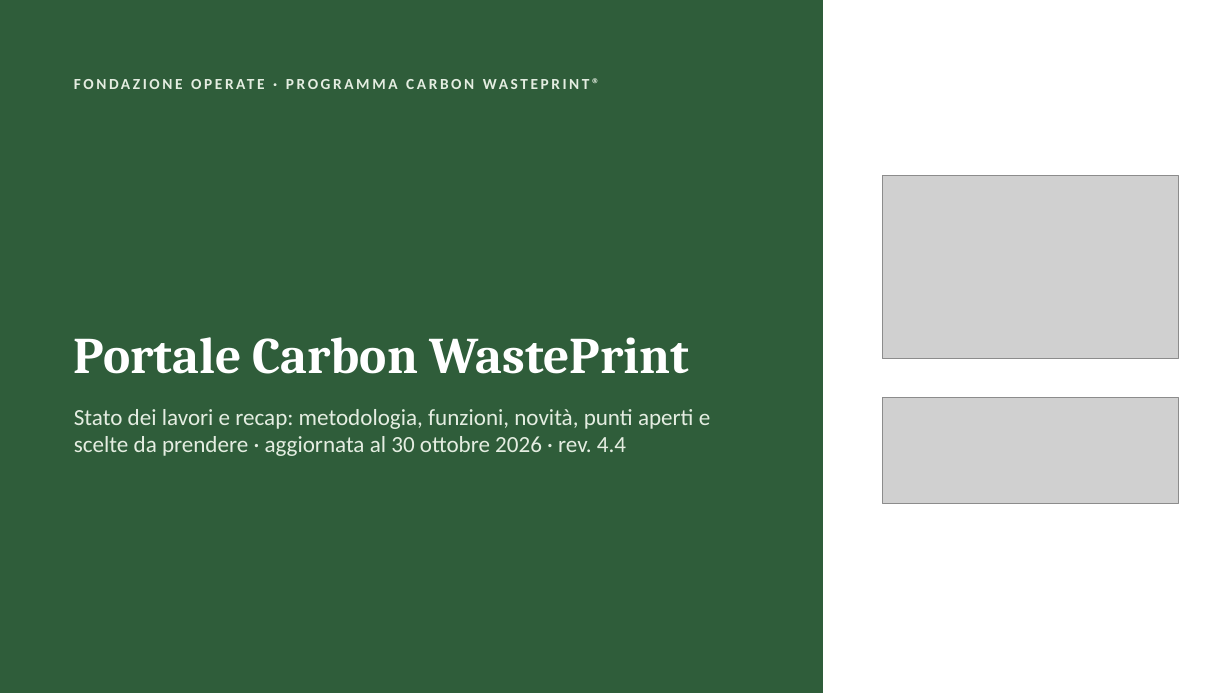
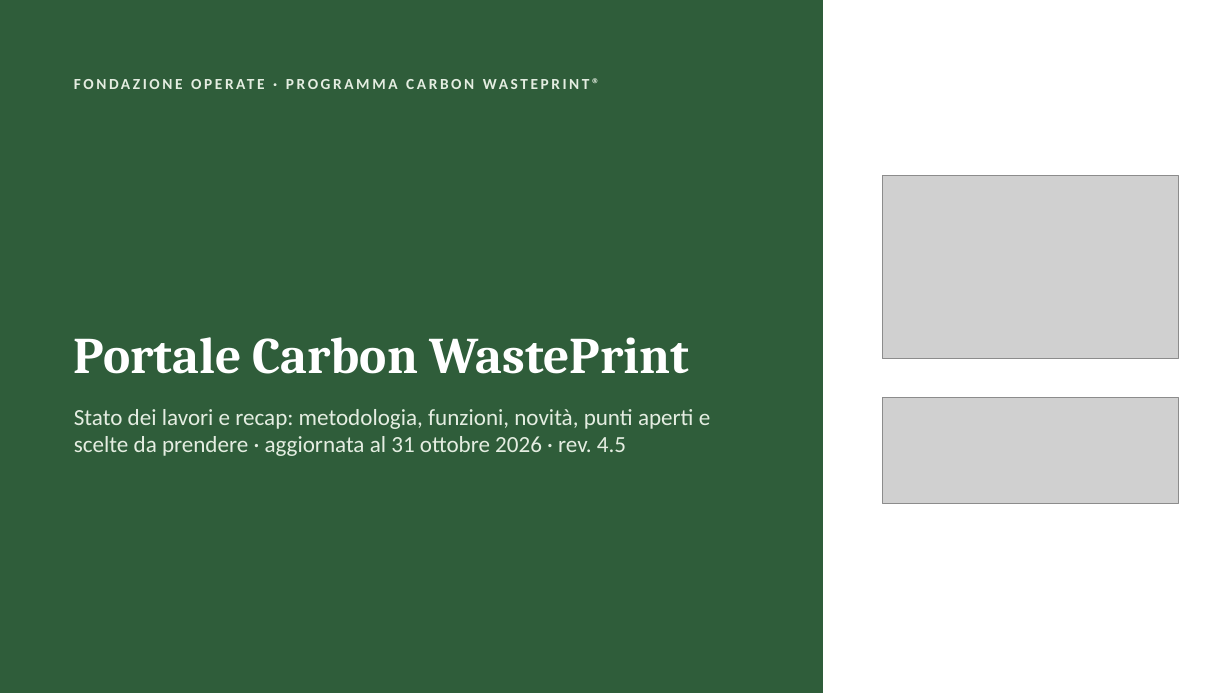
Before and after one commit to lucamorettioperate/portale-cwp, a slide deck: slide 1 of public/documentazione/Presentazione_Portale_CWP.pptx. Drawn at 1232x693 pixels with LibreOffice and Linux fonts; fonts in the diff are those of the drawing; grey boxes stand for pictures. Boxes give left, top, right and bottom in pixels: in the first picture for what was removed or moved away, otherwise in the second. Text is boxed around its words. In the diff, an @@ line names an element or a change of style, - is before the commit and + after.

```diff
--- a/public/documentazione/Presentazione_Portale_CWP.pptx
+++ b/public/documentazione/Presentazione_Portale_CWP.pptx
@@ text at bbox=[74, 409, 710, 456]: text changed @@
-Stato dei lavori e recap: metodologia, funzioni, novità, punti aperti e scelte da prendere · aggiornata al 30 ottobre 2026 · rev. 4.4
+Stato dei lavori e recap: metodologia, funzioni, novità, punti aperti e scelte da prendere · aggiornata al 31 ottobre 2026 · rev. 4.5
```
Also in this commit, not shown: 17 other slides changed, 30 other files.
